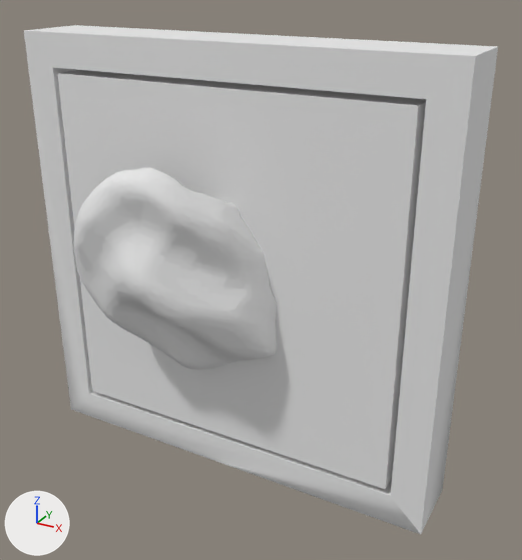
Two versions of the OBJ model Assets/Model/cube5.obj, one commit apart.
One viewpoint serves both versions: a 50 mm camera at (0.188, -0.317, 0.153) aimed at (0.021, -0.013, 0.001). The axes (+X, +Y, +Z) are drawn at lower left. The lights are the same throughout. Where no turn or scale is listed for an object, it has been applied to the vertices. Vertices at the same position are counted once.

Names of what the first picture shows: '04.001_Scaniverse_2022_04_08_104518.001', 'frame.297'.
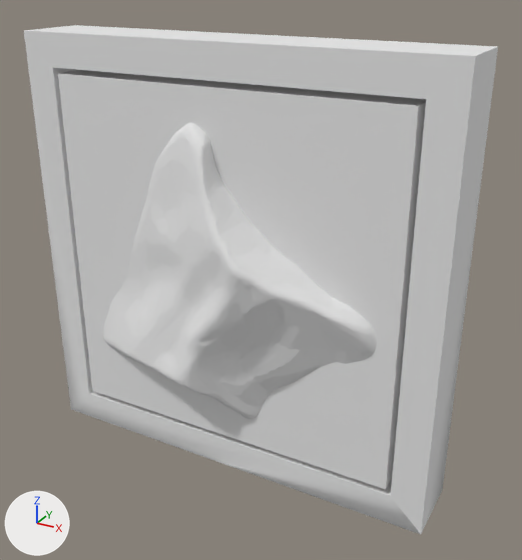
Where the change shows, as pixel boxes (x1, y1, x2, y2) in the pictures (522 x 560 px):
part 1 of me_04_001_scaniverse_2022_04_08_104518_001, built on: before (74, 168, 277, 370); after (103, 123, 377, 419)

The edits, one by one:
me_04_001_scaniverse_2022_04_08_104518_001 is used by ob_04_001_scaniverse_2022_04_08_104518_001; location (0.0, 0.0, 0.0).
me_04_001_scaniverse_2022_04_08_104518_001 had 4006 vertices, 1626 faces and spanned x -0.099..0.099, y -0.071..0.02, z -0.099..0.099.
me_04_001_scaniverse_2022_04_08_104518_001 now has 23946 vertices, 10011 faces and spans x -0.099..0.099, y -0.046..0.02, z -0.099..0.099.
me_04_001_scaniverse_2022_04_08_104518_001 part 1: 6 vertices moved within x -0.001..0.018, y -0.043..-0.033, z 0.022..0.051; 3980 vertices removed from x -0.069..0.035, y -0.071..-0.017, z -0.058..0.065; 23920 vertices added at x -0.088..0.089, y -0.046..-0.017, z -0.085..0.084.
